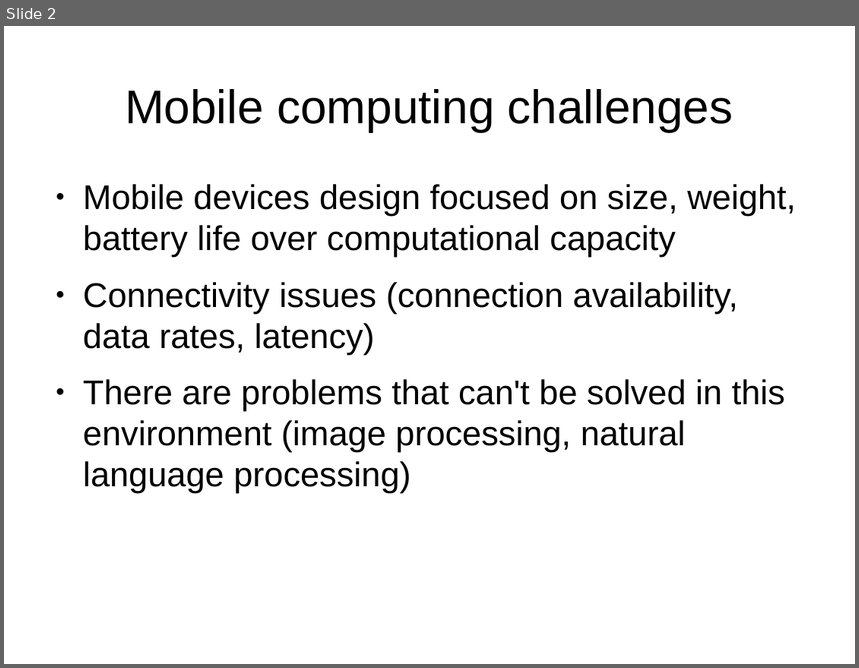
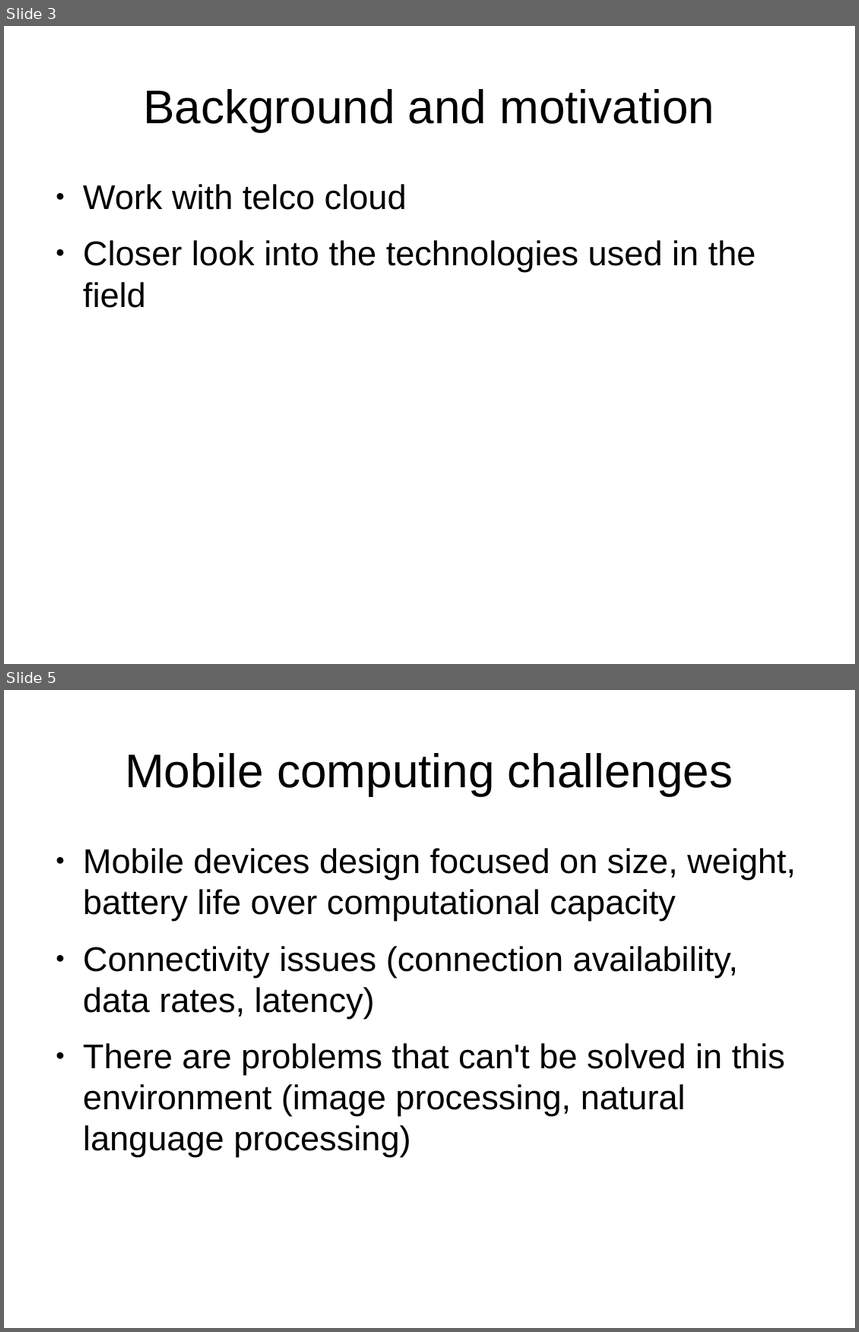
Before and after one commit to nipakoo/Mobile-Data-Analytics, a slide deck: presentation.odp. Shown one above the other, each under a label of ours: slide 2 before the commit, slides 3 and 5 after it; the slides between them are not shown. The pictures are 859x668 and 859x1332 pixels, drawn with LibreOffice and Linux fonts; fonts in the diff are those of the drawing. Boxes give left, top, right and bottom in pixels: in the first picture for what was removed or moved away, otherwise in the second. Text is boxed around its words. In the diff, an @@ line names an element or a change of style, - is before the commit and + after.

```diff
--- a/presentation.odp
+++ b/presentation.odp
@@ slide 3 added at (4, 26, 855, 664), background #FFFFFF @@
@@ title added at (143, 89, 715, 132), 44 pt, text #000000 @@
+Background and motivation
@@ text added at (83, 184, 756, 308), 32 pt, text #000000 @@
+● Work with telco cloud
+● Closer look into the technologies used in the field
@@ what was slide 2 is now slide 5 @@
```
Also in this commit, not shown: 2 slides changed, 2 other slides added, 1 slide removed, 1 other file.
